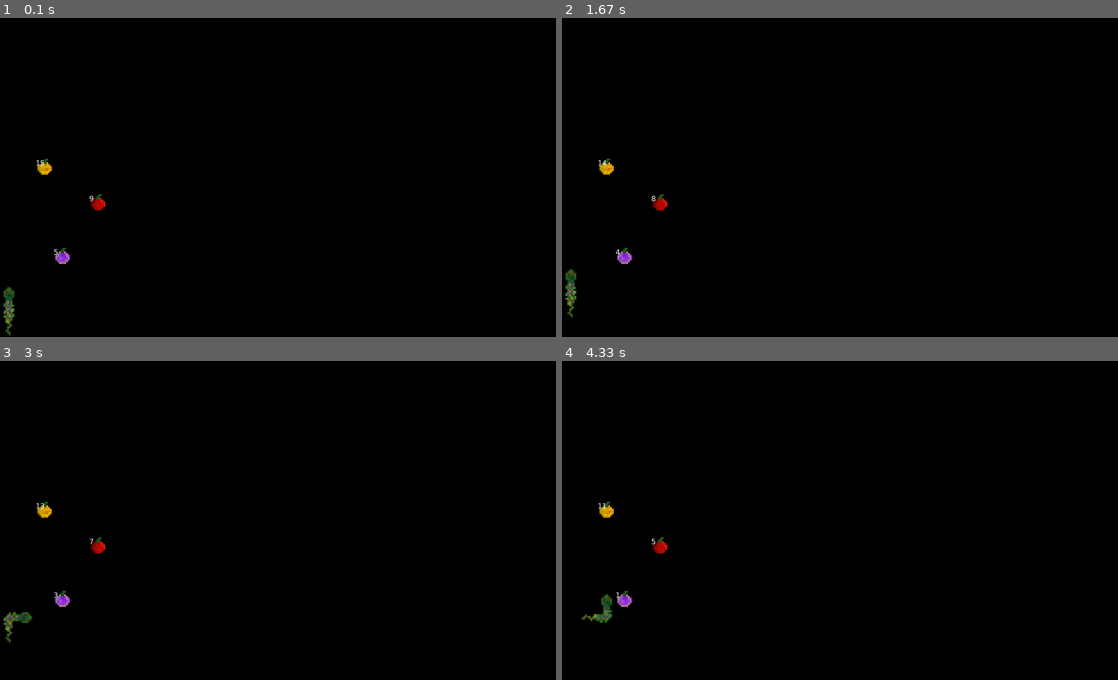
Above: before the commit, frames 1-4 (two rows, left to right).
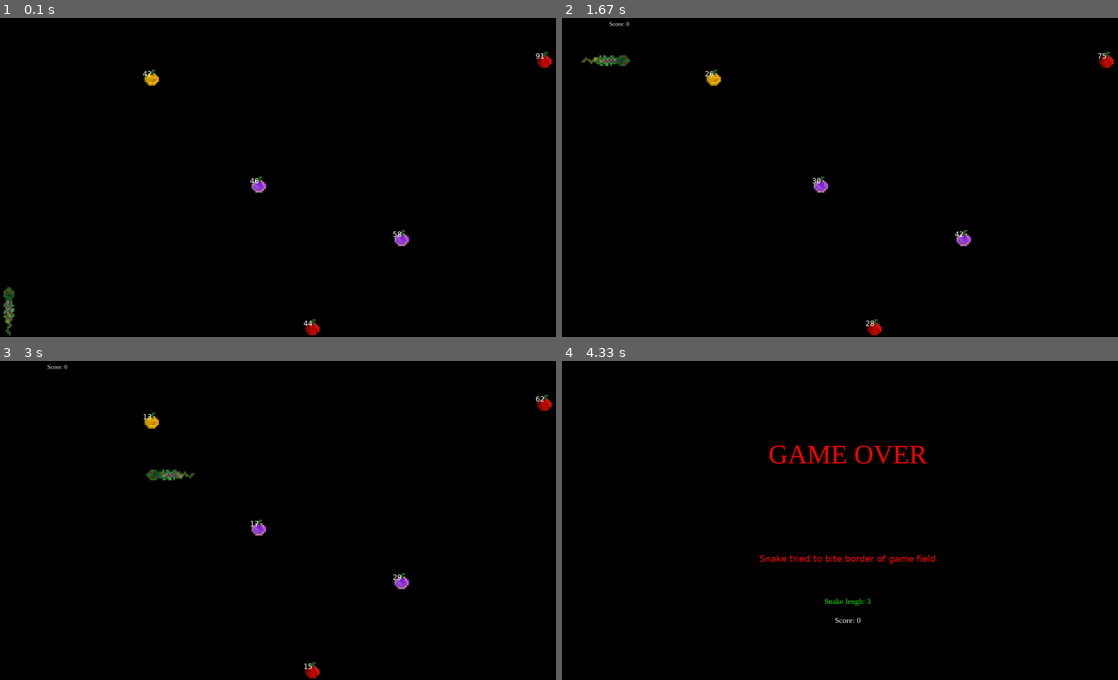
Above: after the commit, the same moments.

Repository: nikelborm/python_snake
Game: pygame game, started from main.py
Same seed, same stepped clock (60 frames per second), same inputs: the game is played once before the commit and once after it.
Inputs:
- Up to frame 1 (0.1 s): no input
- Up to frame 2 (1.67 s): hold Right from 1.33 s (still down)
- Up to frame 3 (3 s): release Right at 1.8 s; hold Down 2.4-2.7 s; hold Left from 2.73 s (still down)
- Up to frame 4 (4.33 s): release Left at 3.13 s; hold Up 3.17-3.53 s

The runs differ from the first frame. In frame 1, 0.8% of the frame differs, in the area x 6-100%, y 10-100%; in frame 2, 1.3%; in frame 3, 1.2%; in frame 4, 1.5%, in the area x 3-68%, y 26-83%.

Commit message:
added score rendering

Diff:
--- a/constant.py
+++ b/constant.py
@@ -9,7 +9,7 @@
 # Hard       ->    40
 # Harder     ->    60
 # Impossible ->    120
-DIFFICULTY = 1
+DIFFICULTY = 10
 
 # CELL_RENDERER = 'color'
 CELL_RENDERER = 'asset'
--- a/gameEngine.py
+++ b/gameEngine.py
@@ -66,6 +66,9 @@
             ),
             *self.__makeGameIterationForCandies(
                 candy,
+            ),
+            self.__windowController.renderScoreIntoGameWindow(
+                self.__playerScore
             )
         ]
 
@@ -108,7 +111,7 @@
         return self.__candiesField.createNewCandy(
             position,
             random.choice(ALL_CANDY_COLORS),
-            int(snakeWayToReachPosition * 1.2)
+            int(snakeWayToReachPosition * 2)
             + random.randrange(10)
             + 1
         )
@@ -193,25 +196,9 @@
     def __setInitialGameState(self):
         self.__snake = Snake()
         self.__candiesField = CandyMap()
-        candies = [
-            self.__candiesField.createNewCandy(
-                Position(3, 4),
-                CandyColor.BLUE,
-                5
-            ),
-            self.__candiesField.createNewCandy(
-                Position(5, 7),
-                CandyColor.RED,
-                9
-            ),
-            self.__candiesField.createNewCandy(
-                Position(2, 9),
-                CandyColor.YELLOW,
-                15
-            )
-        ]
         self.__windowController.updadeScreen(
-            *(self.__renderCell(candy.position) for candy in candies),
+            *(self.__renderCell(self.__generateCandy().position)
+                for _ in range(5)),
             *(self.__renderCell(position)
                 for position in self.__snake.allNodesPositions)
         )
--- a/pyGameWindowController.py
+++ b/pyGameWindowController.py
@@ -50,7 +50,7 @@
         snakeLength: int
     ):
         self.__gameWindow.fill(GAME_OVER_BACKGROUND_COLOR)
-        self.renderCenteredText(
+        self.__renderCenteredText(
             'GAME OVER',
             GAME_OVER_TEXT_COLOR,
             'times new roman',
@@ -60,7 +60,7 @@
                 int(WINDOW_SIZE_Y / 4)
             )
         )
-        self.renderCenteredText(
+        self.__renderCenteredText(
             f'Score: {playerScore}',
             WHITE,
             'times new roman',
@@ -70,7 +70,7 @@
                 int(WINDOW_SIZE_Y / 1.25)
             )
         )
-        self.renderCenteredText(
+        self.__renderCenteredText(
             f'Snake lengh: {snakeLength}',
             GREEN,
             'times new roman',
@@ -80,7 +80,7 @@
                 int(WINDOW_SIZE_Y / 1.35)
             )
         )
-        self.renderCenteredText(
+        self.__renderCenteredText(
             deathReason,
             GAME_OVER_TEXT_COLOR,
             'verdana',
@@ -115,15 +115,15 @@
         return direction
 
     def renderScoreIntoGameWindow(self, score: int):
-        self.renderCenteredText(
+        return self.__renderCenteredText(
             f'Score: {score}',
-            GAME_OVER_TEXT_COLOR,
+            WHITE,
             'times new roman',
             20,
             (int(WINDOW_SIZE_X / 10), 15)
         )
 
-    def renderCenteredText(
+    def __renderCenteredText(
         self,
         text:  str,
         color: color.Color,
@@ -132,10 +132,12 @@
         midtop: Tuple[int, int]
     ):
         score_font = pygame.font.SysFont(font, fontSize)
-        score_surface = score_font.render(text, True, color)
+        score_surface = score_font.render(
+            text, True, color, GAME_FIELD_BACKGROUND_COLOR
+        )
         score_rect = score_surface.get_rect()
         score_rect.midtop = midtop
-        self.__gameWindow.blit(score_surface, score_rect)
+        return self.__gameWindow.blit(score_surface, score_rect)
 
     def __initPyGame(self):
         check_errors = pygame.init()
